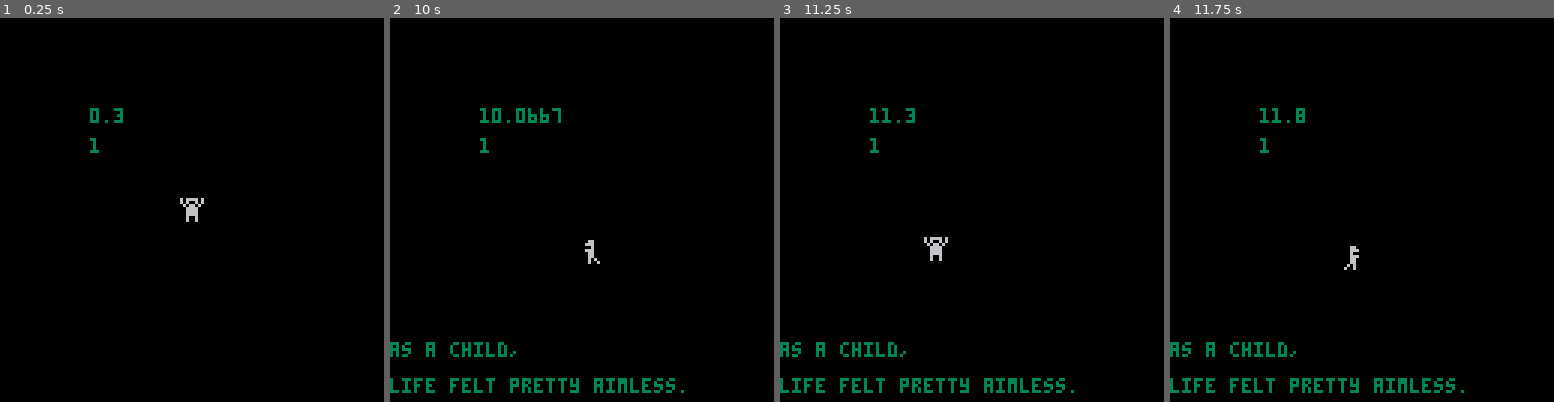
Above: before the commit, frames 1-4 (left to right).
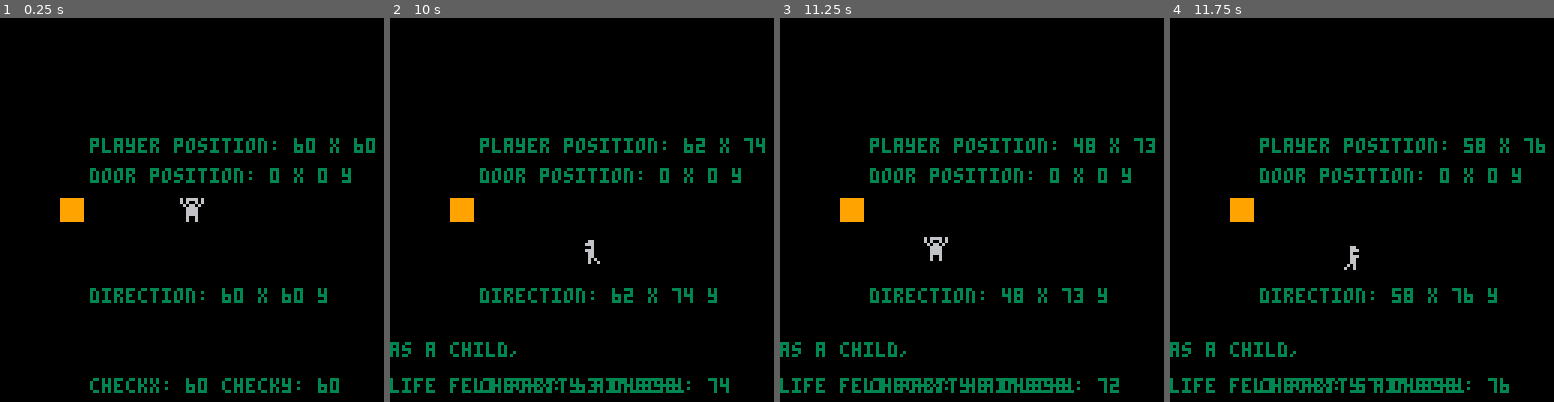
Above: after the commit, the same moments.

Repository: ergray/pico8_doors
Game: PICO-8 cartridge doors.p8
Same seed, same stepped clock (60 frames per second), same inputs: the game is played once before the commit and once after it.
Inputs:
- Up to frame 1 (0.25 s): no input
- Up to frame 2 (10 s): hold Left 1.97-2.37 s; hold Down 2.42-2.82 s; hold Right 2.87-3.53 s; hold Up 3.58-4.08 s; hold Right 4.13-4.53 s; hold Down 4.58-5.08 s; hold Left 5.13-5.8 s; hold Up 5.85-6.18 s; hold Left 6.23-6.63 s; hold Down 6.68-7.08 s; hold Right 7.13-7.8 s; hold Up 7.85-8.35 s; hold Right 8.4-8.8 s; hold Down 8.85-9.35 s; hold Left from 9.4 s (still down)
- Up to frame 3 (11.25 s): release Left at 10.07 s; hold Up 10.12-10.45 s; hold Left 10.5-10.9 s; hold Down from 10.95 s (still down)
- Up to frame 4 (11.75 s): release Down at 11.35 s; hold Right from 11.4 s (still down)

The runs differ from the first frame. In frame 1, 4.6% of the frame differs, in the area x 15-98%, y 23-98%; in frame 2, 4.3%; in frame 3, 4.2%; in frame 4, 4.2%.

Commit message:
Some work towards sprite recognition

Diff:
--- a/doors.p8
+++ b/doors.p8
@@ -4,6 +4,10 @@
 --avatar vbls
 ax = 60
 ay = 60
+dx = ax
+dy = ay
+checkx = 0
+checky = 0
 doorx = 0
 doory = 0
 door = false
@@ -11,8 +15,12 @@
 room = 1
 priamry_text = false
 secondary_text = false
+move = true
+check = 0
+
 
 --sprite values
+fset(000, false)
 --room one
 
 text = {0, 108}
@@ -45,22 +53,69 @@
 
 --move avatar sprite
 
+function check_direction(x,y)
+ checkx=x
+ checky=y
+	check = mget(x,y)
+	--try just printing mget
+	if fget(check) == true then
+	 move = true
+		return true
+	elseif fget(check) == false then
+	 move = false
+	 return false
+ else
+  move = 3
+ 	print('no results', 30, 100, 3)
+	end
+end
+
+-- future poc check:
+-- check direction, ok?
+-- then print green spr
+-- no? print a red spr
+
 function moveavatar()
+
+	dval = check_direction(dx,dy)
+
 	if room == 1 then
 			rectfill(text[1], text[2], text[1]+1, text[2]+1, 3)
 		 text[1] += 1
 		 text[2] += 1
 	end
+
+--	if btn(0) then
+--	 dx-=1
+--	elseif btn(1) then
+--	 dx+=1
+--	elseif btn(2) then
+--	 dy-=1
+--	elseif btn(3) then
+--	 dy+=1
+--	end
+
+-- if	dval == true then
+--	 dx = ax
+--	 dy = ay
+-- elseif dval == false then
+--  ax = dx
+--  ay = dy
+-- end
 	if btn(0) and ax >= 1 then
+	 dx-=1
 	 ax-=1
 	 changeavatar(007, 008)
  elseif btn(1) and ax <= 118 then
+  dx+=1
 	 ax+=1
 	 changeavatar(005, 006)
 	elseif btn(2) and ay >= 1 then
-	 ay-=1
+  dy-=1
+		ay-=1
 	 changeavatar(003, 004)
 	elseif btn(3) and ay <= 118 then
+	 dy+=1
 	 ay+=1
 	 changeavatar(001, 002)
  end
@@ -102,6 +157,8 @@
 function print_locale()
 	print('player position: '..ax..' x '..ay..' y ', 30, 40, 3)
 	print('door position: '..doorx..' x '..doory..' y ', 30, 50, 3)
+ print('direction: '..dx..' x '..dy..' y ', 30, 90, 3)
+ print('checkx: '..checkx..' checky: '..checky, 30, 120, 3)
 end
 
 function _draw()
@@ -124,11 +181,21 @@
   end
 	elseif room == 2 then
  	 print('okay next room', 30, 50, 3)
- 	 map(16,13,0,0,16,8)
-	end
+ 	 map(16,13,0,0,16,16)
+	end
+
+	if move == true then
+		spr(017, 20, 60)
+	elseif move == false then
+	 spr(018, 20, 60)
+	elseif move == 3 then
+		spr(019, 20, 60)
+	end
+
+	print_locale()
 -- 	begin()
-	print(t(), 30, 30, 3)
-	print(room, 30, 40, 3)
+--	print(t(), 30, 30, 3)
+--	print(room, 30, 40, 3)
 end
 
 __gfx__
@@ -140,16 +207,16 @@
 00000000006666000066660000666600006666000066000000660000000066000000660040000904000000000000000000000000000000000000000000000000
 00000000006006000060060000600600006006000060600006060000000606000000606040000004000000000000000000000000000000000000000000000000
 00000000006006000060060000600600006006000060060060060000006006000000600640000004000000000000000000000000000000000000000000000000
-00000000000000000000000000000000000000000000000000000000000000000000000000000000000000000000000000000000000000000000000000000000
-00000000000000000000000000000000000000000000000000000000000000000000000000000000000000000000000000000000000000000000000000000000
-00000000000000000000000000000000000000000000000000000000000000000000000000000000000000000000000000000000000000000000000000000000
-00000000000000000000000000000000000000000000000000000000000000000000000000000000000000000000000000000000000000000000000000000000
-04444440000000000000000000000000000000000000000000000000000000000000000000000000000000000000000000000000000000000000000000000000
-04666640000000000000000000000000000000000000000000000000000000000000000000000000000000000000000000000000000000000000000000000000
-06000060000000000000000000000000000000000000000000000000000000000000000000000000000000000000000000000000000000000000000000000000
-06000060000000000000000000000000000000000000000000000000000000000000000000000000000000000000000000000000000000000000000000000000
+00000000bbbbbbbb8888888899999999000000000000000000000000000000000000000000000000000000000000000000000000000000000000000000000000
+00000000bbbbbbbb8888888899999999000000000000000000000000000000000000000000000000000000000000000000000000000000000000000000000000
+00000000bbbbbbbb8888888899999999000000000000000000000000000000000000000000000000000000000000000000000000000000000000000000000000
+00000000bbbbbbbb8888888899999999000000000000000000000000000000000000000000000000000000000000000000000000000000000000000000000000
+04444440bbbbbbbb8888888899999999000000000000000000000000000000000000000000000000000000000000000000000000000000000000000000000000
+04666640bbbbbbbb8888888899999999000000000000000000000000000000000000000000000000000000000000000000000000000000000000000000000000
+06000060bbbbbbbb8888888899999999000000000000000000000000000000000000000000000000000000000000000000000000000000000000000000000000
+06000060bbbbbbbb8888888899999999000000000000000000000000000000000000000000000000000000000000000000000000000000000000000000000000
 __gff__
-0000000000000000000000000000000001000000000000000000000000000000000000000000000000000000000000000000000000000000000000000000000000000000000000000000000000000000000000000000000000000000000000000000000000000000000000000000000000000000000000000000000000000000
+0100000000000000000000000000000001000000000000000000000000000000000000000000000000000000000000000000000000000000000000000000000000000000000000000000000000000000000000000000000000000000000000000000000000000000000000000000000000000000000000000000000000000000
 0000000000000000000000000000000000000000000000000000000000000000000000000000000000000000000000000000000000000000000000000000000000000000000000000000000000000000000000000000000000000000000000000000000000000000000000000000000000000000000000000000000000000000
 __map__
 0000000000000000000000000000000000000000000000000000000000000000000000000000000000000000000000000000000000000000000000000000000000000000000000000000000000000000000000000000000000000000000000000000000000000000000000000000000000000000000000000000000000000000
